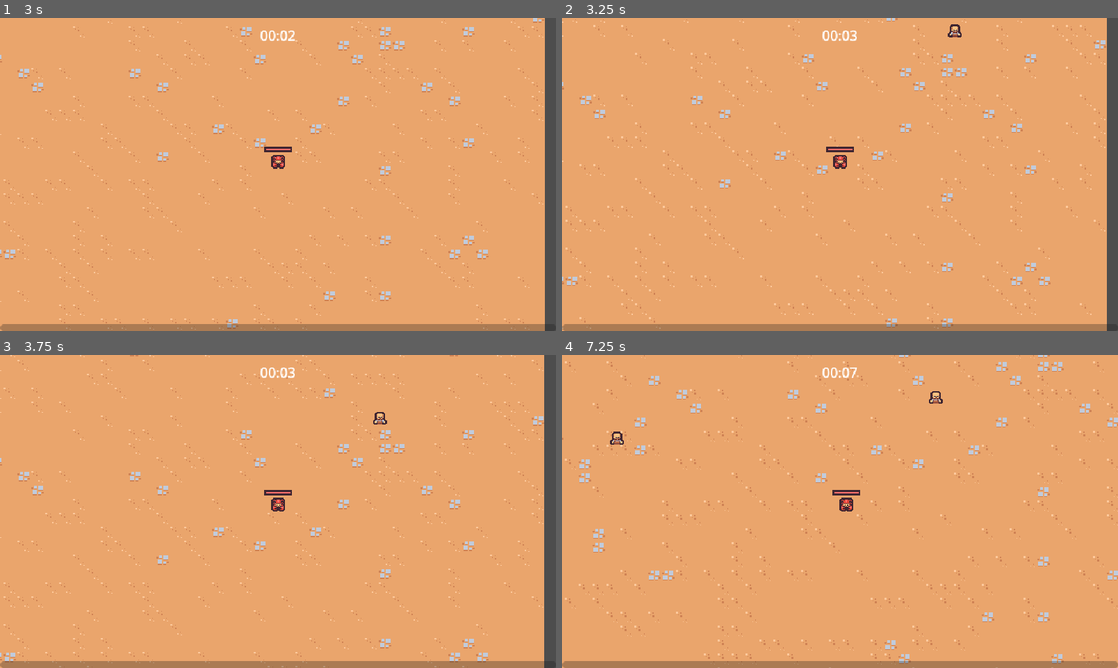
Above: before the commit, frames 1-4 (two rows, left to right).
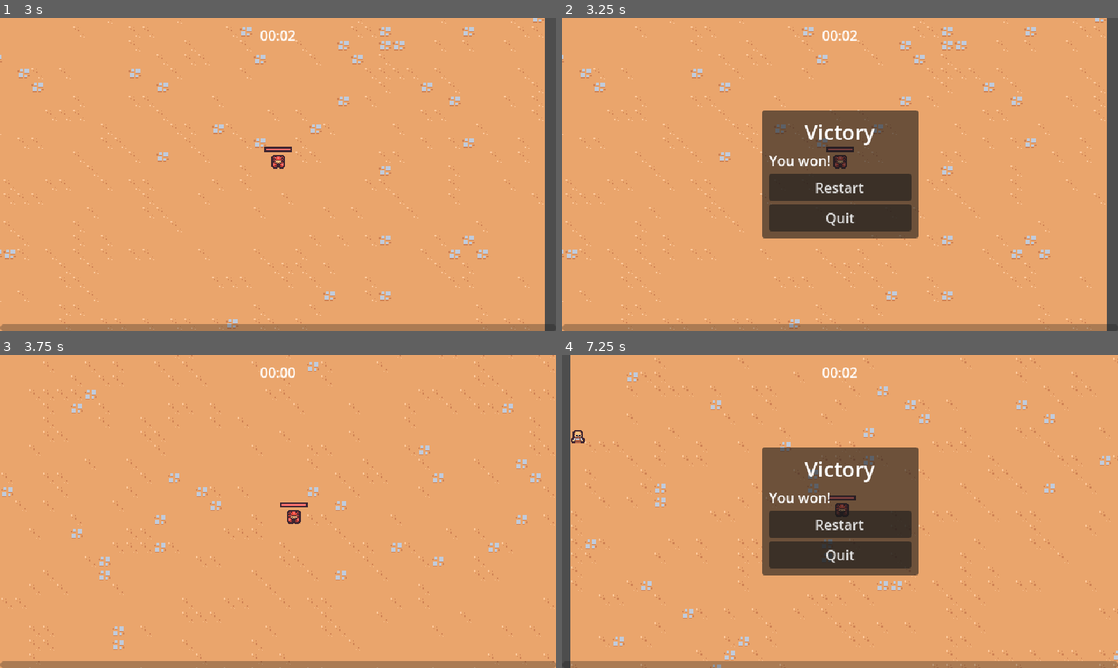
Above: after the commit, the same moments.

Repository: Dommss/2DSurvivorsCourse
Game: Godot game, scene res://scenes/main/main.tscn
Two runs of this game, one before a commit and one after it. Both use one fixed random seed, a clock stepped at 60 frames per second and the inputs below.
Inputs (mouse positions are in pixels of both pictures, inside the frame that each line leads up to):
- Up to frame 1 (3 s): move the mouse to (400, 158) at 0.52 s; press the mouse at (400, 158) at 0.53 s; hold D (move_right) 0.53-1.28 s; move the mouse to (166, 190) at 1.27 s; release the mouse at (166, 190) at 1.28 s; hold S (move_down) 1.28-2.03 s; click (166, 190) at 1.35 s; move the mouse to (333, 105) at 2.02 s; press the mouse at (333, 105) at 2.03 s; hold D (move_right) 2.03-2.78 s; move the mouse to (250, 237) at 2.77 s; release the mouse at (250, 237) at 2.78 s; hold W (move_up) from 2.78 s (still down); click (250, 237) at 2.85 s
- Up to frame 2 (3.25 s): keep holding W (move_up)
- Up to frame 3 (3.75 s): release W (move_up) at 3.5 s; click (278, 524) at 3.5 s, where only the run after the commit has a clickable "Restart"
- Up to frame 4 (7.25 s): move the mouse to (1006, 558) at 4.27 s; press the mouse at (1006, 558) at 4.28 s; hold A (move_left) 4.28-5.78 s; move the mouse to (673, 464) at 5.02 s; release the mouse at (673, 464) at 5.03 s; click (673, 464) at 5.1 s; move the mouse to (867, 511) at 5.77 s; press the mouse at (867, 511) at 5.78 s; hold S (move_down) 5.78-6.53 s; move the mouse to (756, 433) at 6.52 s; release the mouse at (756, 433) at 6.53 s; hold D (move_right) from 6.53 s (still down); click (756, 433) at 6.6 s

Frame 1 is identical in both runs. In frame 2, 15% of the frame differs, in the area x 0-98%, y 0-100%; in frame 3, 6.6%; in frame 4, 17%, in the area x 0-100%, y 0-100%.

Commit message:
creating the victory screen

Diff:
--- /dev/null
+++ b/scenes/UI/victory_screen.gd
@@ -0,0 +1,16 @@
+extends CanvasLayer
+
+
+func _ready():
+	get_tree().paused = true
+	$%RestartButton.pressed.connect(on_restart_button_pressed)
+	$%QuitButton.pressed.connect(on_quit_button_pressed)
+
+
+func on_restart_button_pressed():
+	get_tree().paused = false
+	get_tree().change_scene_to_file("res://scenes/main/main.tscn")
+
+
+func on_quit_button_pressed():
+	get_tree().quit()
--- /dev/null
+++ b/scenes/UI/victory_screen.tscn
@@ -0,0 +1,51 @@
+[gd_scene load_steps=2 format=3 uid="uid://bbu17x8hxx3y5"]
+
+[ext_resource type="Script" path="res://scenes/UI/victory_screen.gd" id="1_qdaox"]
+
+[node name="VictoryScreen" type="CanvasLayer"]
+process_mode = 3
+script = ExtResource("1_qdaox")
+
+[node name="MarginContainer" type="MarginContainer" parent="."]
+anchors_preset = 15
+anchor_right = 1.0
+anchor_bottom = 1.0
+grow_horizontal = 2
+grow_vertical = 2
+
+[node name="PanelContainer" type="PanelContainer" parent="MarginContainer"]
+layout_mode = 2
+size_flags_horizontal = 4
+size_flags_vertical = 4
+
+[node name="MarginContainer" type="MarginContainer" parent="MarginContainer/PanelContainer"]
+custom_minimum_size = Vector2(180, 0)
+layout_mode = 2
+theme_override_constants/margin_left = 8
+theme_override_constants/margin_top = 8
+theme_override_constants/margin_right = 8
+theme_override_constants/margin_bottom = 8
+
+[node name="VBoxContainer" type="VBoxContainer" parent="MarginContainer/PanelContainer/MarginContainer"]
+layout_mode = 2
+
+[node name="Label" type="Label" parent="MarginContainer/PanelContainer/MarginContainer/VBoxContainer"]
+layout_mode = 2
+theme_override_font_sizes/font_size = 24
+text = "Victory"
+horizontal_alignment = 1
+vertical_alignment = 1
+
+[node name="Label2" type="Label" parent="MarginContainer/PanelContainer/MarginContainer/VBoxContainer"]
+layout_mode = 2
+text = "You won!"
+
+[node name="RestartButton" type="Button" parent="MarginContainer/PanelContainer/MarginContainer/VBoxContainer"]
+unique_name_in_owner = true
+layout_mode = 2
+text = "Restart"
+
+[node name="QuitButton" type="Button" parent="MarginContainer/PanelContainer/MarginContainer/VBoxContainer"]
+unique_name_in_owner = true
+layout_mode = 2
+text = "Quit"
--- a/scenes/manager/arena_time_manager.gd
+++ b/scenes/manager/arena_time_manager.gd
@@ -1,6 +1,18 @@
 extends Node
+
+@export var victory_screen_scene: PackedScene
 
 @onready var timer = $Timer
 
+
+func _ready():
+	timer.timeout.connect(on_timer_timeout)
+
+
 func get_time_elapsed():
 	return timer.wait_time - timer.time_left
+
+
+func on_timer_timeout():
+	var victory_screen_instance = victory_screen_scene.instantiate()
+	add_child(victory_screen_instance)
--- a/scenes/manager/arena_time_manager.tscn
+++ b/scenes/manager/arena_time_manager.tscn
@@ -1,11 +1,13 @@
-[gd_scene load_steps=2 format=3 uid="uid://ce645uha2708h"]
+[gd_scene load_steps=3 format=3 uid="uid://ce645uha2708h"]
 
 [ext_resource type="Script" path="res://scenes/manager/arena_time_manager.gd" id="1_eahm6"]
+[ext_resource type="PackedScene" uid="uid://bbu17x8hxx3y5" path="res://scenes/UI/victory_screen.tscn" id="2_lrgqu"]
 
 [node name="ArenaTimeManager" type="Node"]
 script = ExtResource("1_eahm6")
+victory_screen_scene = ExtResource("2_lrgqu")
 
 [node name="Timer" type="Timer" parent="."]
-wait_time = 60.0
+wait_time = 3.0
 one_shot = true
 autostart = true
